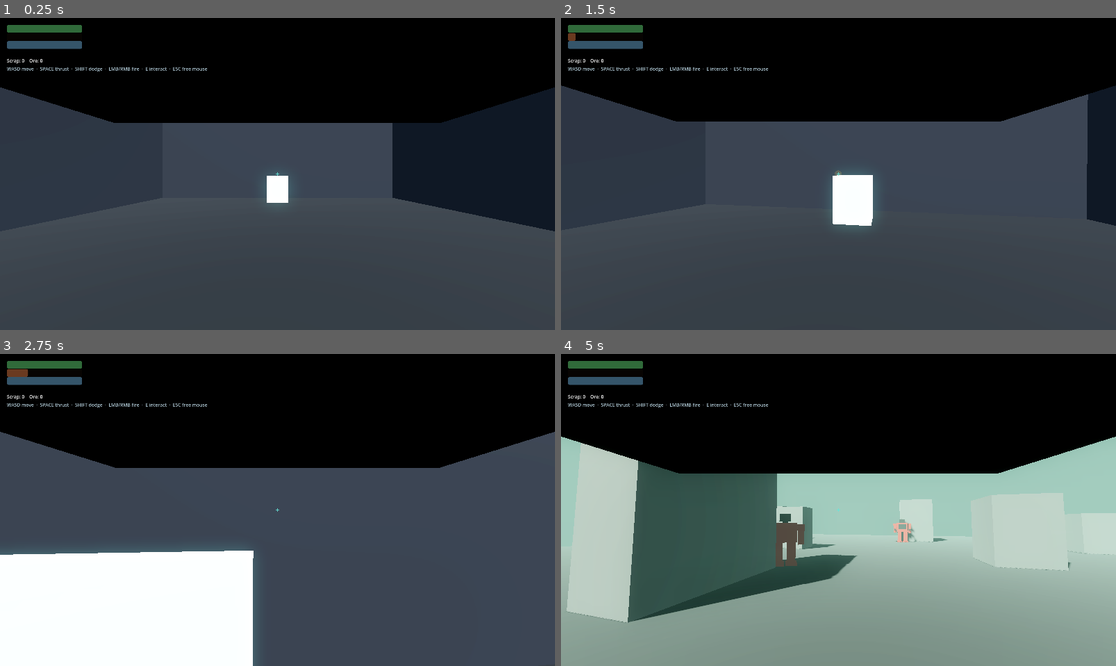
Above: before the commit, frames 1-4 (two rows, left to right).
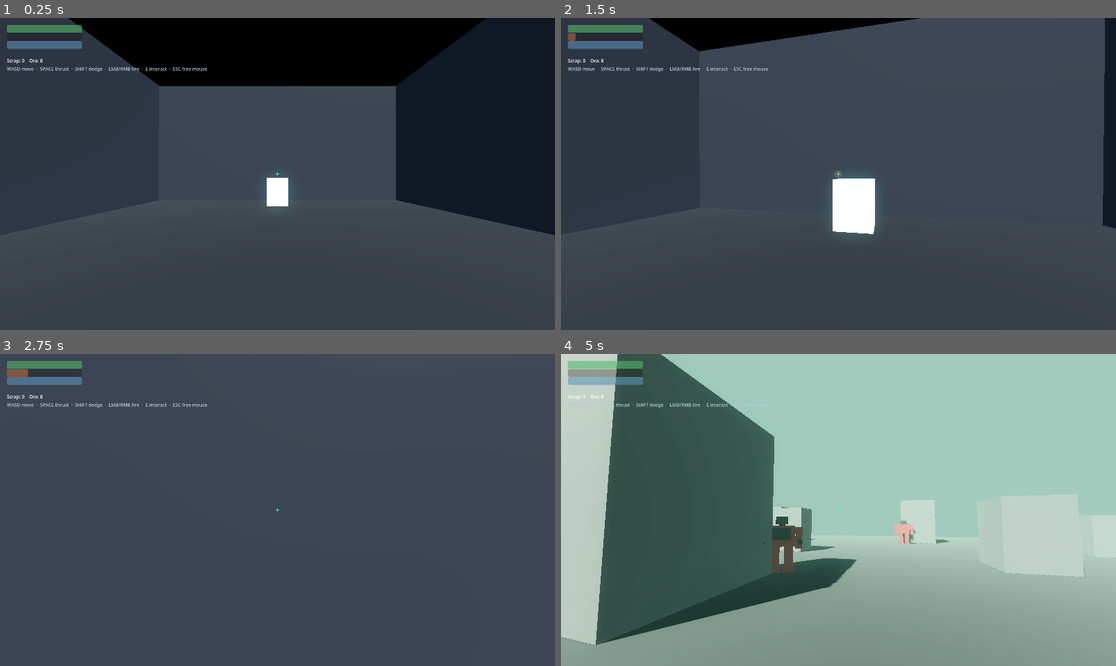
Above: after the commit, the same moments.

Repository: Shinigami92/ironhaul
Game: Godot game, scene res://scenes/main.tscn
The game is run twice, just before and just after one commit, with the same random seed, the same clock (stepped at 60 frames per second) and the same inputs.
Inputs (mouse positions are in pixels of both pictures, inside the frame that each line leads up to):
- Up to frame 1 (0.25 s): no input
- Up to frame 2 (1.5 s): tap Enter at 0.5 s; move the mouse to (866, 174) at 0.52 s; hold W (move_forward) from 0.53 s (still down); tap Shift (dodge) at 0.6 s; click (866, 174) at 0.67 s; move the mouse to (810, 174) at 1.27 s; click (810, 174) at 1.35 s
- Up to frame 3 (2.75 s): keep holding W (move_forward); move the mouse to (288, 503) at 2.02 s; right-click (288, 503) at 2.1 s
- Up to frame 4 (5 s): keep holding W (move_forward); move the mouse to (832, 516) at 2.77 s; tap E (interact) at 2.85 s; click (832, 516) at 2.92 s; move the mouse to (877, 513) at 3.52 s; tap Alt at 3.6 s; move the mouse to (794, 506) at 4.27 s; tap Ctrl at 4.35 s

The runs differ from the first frame. In frame 1, 19% of the frame differs, in the area x 0-100%, y 0-70%; in frame 2, 30%; in frame 3, 51%, in the area x 0-100%, y 0-100%; in frame 4, 44%.

Commit message:
fix: flip mech geometry to Godot -Z forward convention

Diff:
--- a/scripts/mech/mech.gd
+++ b/scripts/mech/mech.gd
@@ -8,10 +8,11 @@
 signal cooled
 signal died
 
-# Barrel offsets in mech-local space. Must stay in sync with
-# MechBuilder._add_arms, which places arm barrels at (±1.15, 2.0, 0.9).
-const BARREL_LOCAL_LEFT: Vector3 = Vector3(-1.15, 2.0, 0.9)
-const BARREL_LOCAL_RIGHT: Vector3 = Vector3(1.15, 2.0, 0.9)
+# Barrel offsets in mech-local space. Godot convention: -Z is forward, so
+# barrels sit in front of the torso. Must stay in sync with MechBuilder._add_arms,
+# which places arm barrels at (±1.15, 2.0, -0.9).
+const BARREL_LOCAL_LEFT: Vector3 = Vector3(-1.15, 2.0, -0.9)
+const BARREL_LOCAL_RIGHT: Vector3 = Vector3(1.15, 2.0, -0.9)
 
 @export var max_health: float = 100.0
 @export var max_heat: float = 100.0
@@ -117,7 +118,10 @@
 func _setup_camera() -> void:
 	camera = Camera3D.new()
 	camera.name = "Camera"
-	camera.position = Vector3(0, 3.0, 0.2)
+	# Just above the torso top and slightly forward of the chest plate so the
+	# mech's own body is below/behind the view frustum. A proper cockpit mesh
+	# in v0.2 will take over this placement.
+	camera.position = Vector3(0, 3.2, -0.6)
 	camera.current = true
 	add_child(camera)
 
--- a/scripts/mech/mech_builder.gd
+++ b/scripts/mech/mech_builder.gd
@@ -34,24 +34,27 @@
 
 
 static func _add_legs(target: CharacterBody3D, mat: Material) -> void:
+	# Godot convention: -Z is forward. Toes point to -Z.
 	for x_offset in [-0.45, 0.45]:
 		var leg := _make_box(Vector3(0.6, 1.5, 0.7), Vector3(x_offset, 0.9, 0), mat)
 		target.add_child(leg)
-		var foot := _make_box(Vector3(0.8, 0.2, 1.1), Vector3(x_offset, 0.1, 0.1), mat)
+		var foot := _make_box(Vector3(0.8, 0.2, 1.1), Vector3(x_offset, 0.1, -0.1), mat)
 		target.add_child(foot)
 
 
 static func _add_torso(target: CharacterBody3D, body_mat: Material, accent_mat: Material) -> void:
 	var torso := _make_box(Vector3(1.7, 1.4, 1.0), Vector3(0, 2.35, 0), body_mat)
 	target.add_child(torso)
-	var chest_plate := _make_box(Vector3(1.2, 0.8, 0.15), Vector3(0, 2.5, 0.55), accent_mat)
+	# Chest plate on the front face (-Z side) of the torso.
+	var chest_plate := _make_box(Vector3(1.2, 0.8, 0.15), Vector3(0, 2.5, -0.55), accent_mat)
 	target.add_child(chest_plate)
 
 
 static func _add_head(target: CharacterBody3D, mat: Material) -> void:
 	var neck := _make_box(Vector3(0.4, 0.3, 0.4), Vector3(0, 3.1, 0), mat)
 	target.add_child(neck)
-	var head := _make_box(Vector3(0.8, 0.55, 0.7), Vector3(0, 3.4, 0.05), mat)
+	# Slight forward-lean of the head.
+	var head := _make_box(Vector3(0.8, 0.55, 0.7), Vector3(0, 3.4, -0.05), mat)
 	target.add_child(head)
 
 
@@ -61,7 +64,9 @@
 		target.add_child(shoulder)
 		var arm := _make_box(Vector3(0.45, 1.1, 0.45), Vector3(side_x, 2.0, 0), body_mat)
 		target.add_child(arm)
-		var barrel := _make_cylinder(0.14, 1.2, Vector3(side_x, 2.0, 0.9), accent_mat)
+		# Barrels mounted forward of the arms. _make_cylinder's -90° X rotation
+		# aligns the cylinder along -Z so the muzzle tip ends up further forward.
+		var barrel := _make_cylinder(0.14, 1.2, Vector3(side_x, 2.0, -0.9), accent_mat)
 		target.add_child(barrel)
 
 
